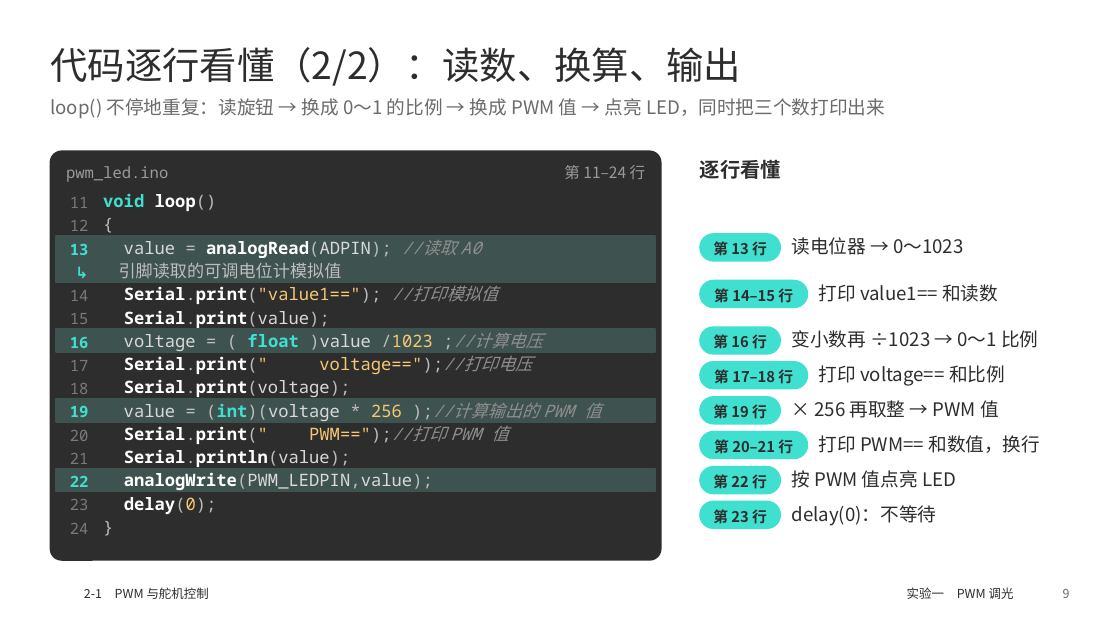
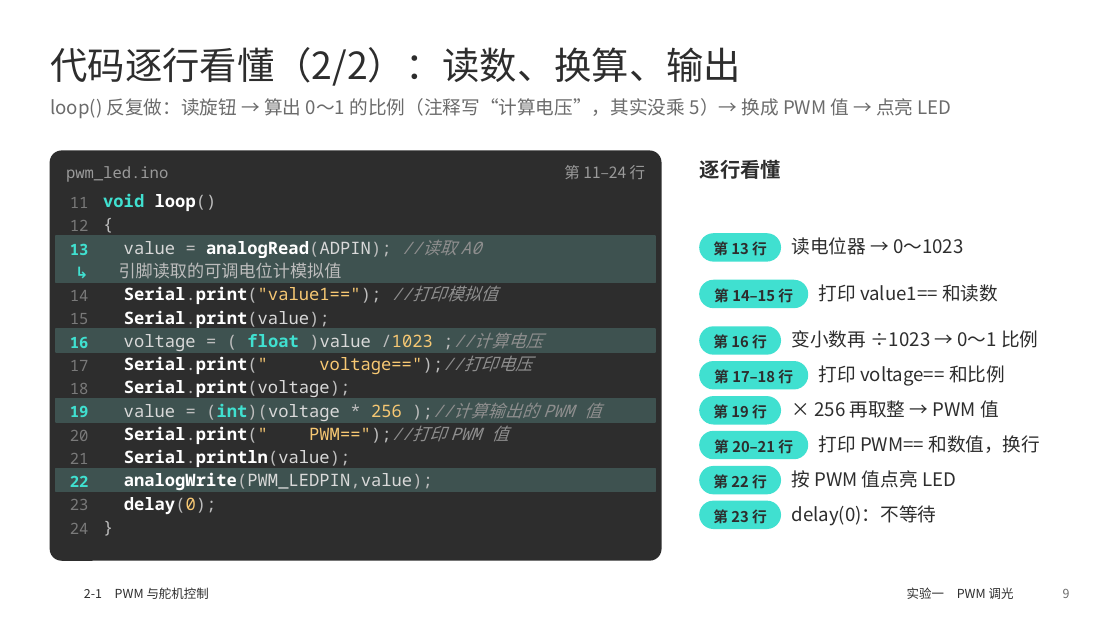
Before and after one commit to memoryzm214/Ericzm214, a slide deck: slide 9 of arduino-ppt/output/2-1_PWM_RGB呼吸灯_舵机_摇杆.pptx. Drawn at 1120x630 pixels with LibreOffice and Linux fonts; fonts in the diff are those of the drawing; background and template pictures are left out. Boxes give left, top, right and bottom in pixels: in the first picture for what was removed or moved away, otherwise in the second. Text is boxed around its words. In the diff, an @@ line names an element or a change of style, - is before the commit and + after.

```diff
--- a/arduino-ppt/output/2-1_PWM_RGB呼吸灯_舵机_摇杆.pptx
+++ b/arduino-ppt/output/2-1_PWM_RGB呼吸灯_舵机_摇杆.pptx
@@ text at bbox=[50, 98, 952, 118]: text changed @@
-loop() 不停地重复：读旋钮 → 换成 0～1 的比例 → 换成 PWM 值 → 点亮 LED，同时把三个数打印出来
+loop() 反复做：读旋钮 → 算出 0～1 的比例（注释写“计算电压”，其实没乘 5）→ 换成 PWM 值 → 点亮 LED
```
Also in this commit, not shown: 10 other slides changed, 3 other files.
